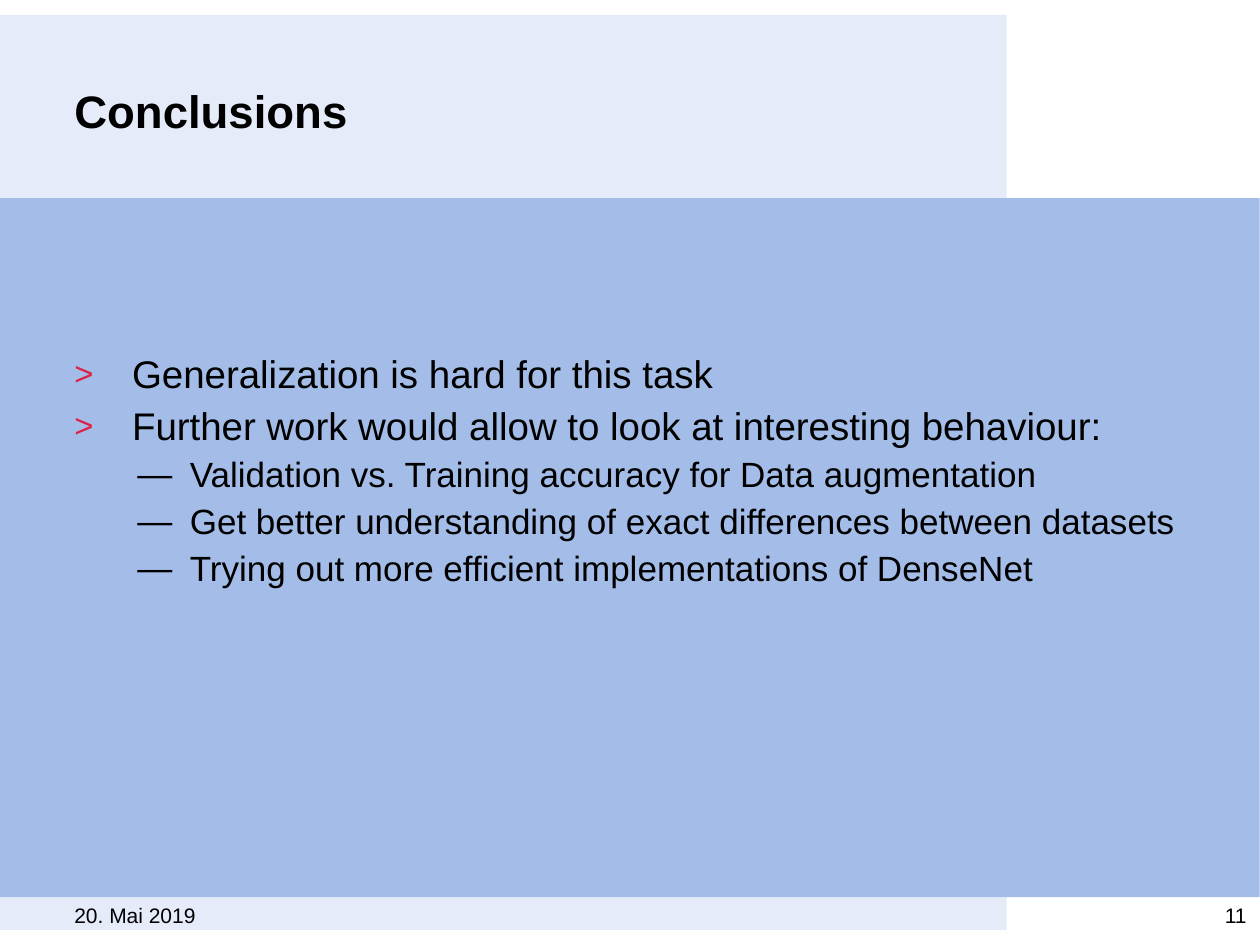
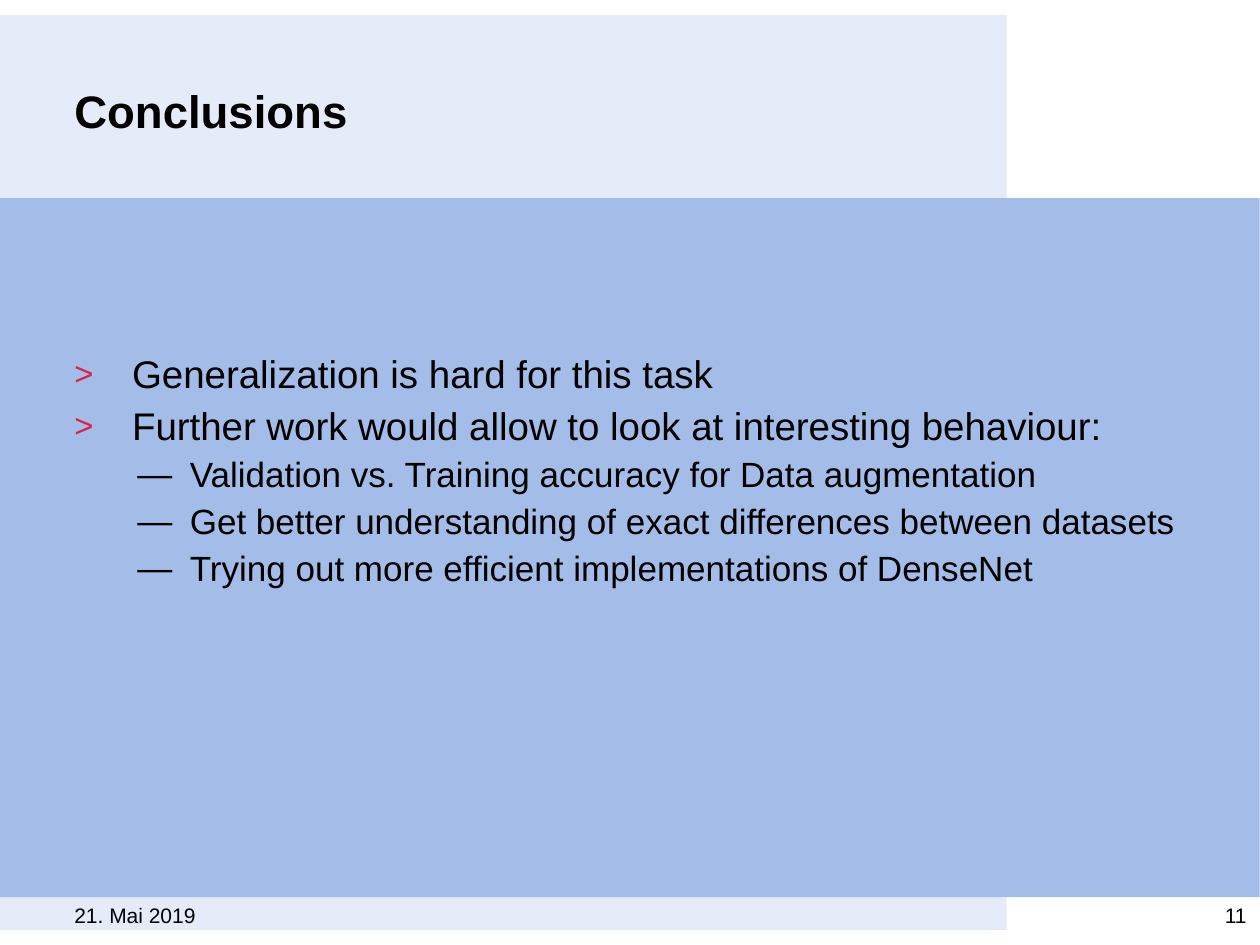
Before and after one commit to MeiLing90/ATML19_Group3A, a slide deck: slide 11 of ATML_presentation.pptx. Drawn at 1260x945 pixels with LibreOffice and Linux fonts; fonts in the diff are those of the drawing; background and template pictures are left out. Boxes give left, top, right and bottom in pixels: in the first picture for what was removed or moved away, otherwise in the second. Text is boxed around its words. In the diff, an @@ line names an element or a change of style, - is before the commit and + after.

```diff
--- a/ATML_presentation.pptx
+++ b/ATML_presentation.pptx
@@ text at [74, 907, 196, 924]: text changed @@
-20. Mai 2019
+21. Mai 2019
```
Also in this commit, not shown: 11 other slides changed.
